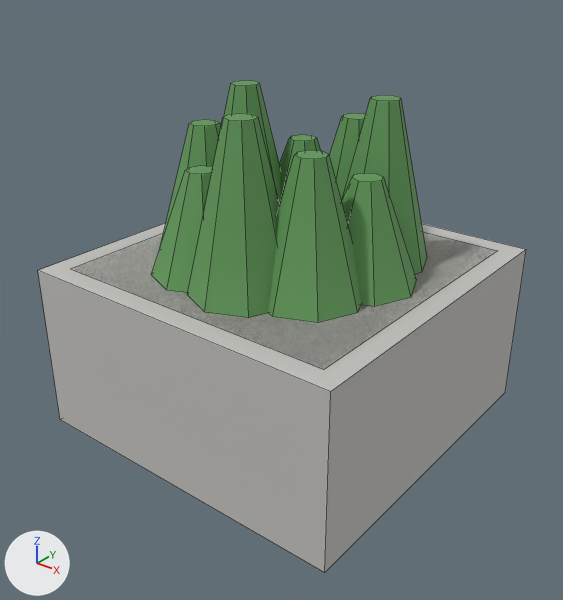
Two versions of the Blender file SourceArt/Models/SM_Prop_Planter.blend, one commit apart.
Before and after are seen from a 50 mm camera at (1.53, -1.96, 1.65) aimed at (0.03, -0.09, 0.49). The lights are fixed; the arrows at lower left show +X, +Y and +Z. The first picture is the older version. Mesh edges are drawn as thin lines.

The first picture shows 'SM_Prop_Planter'.
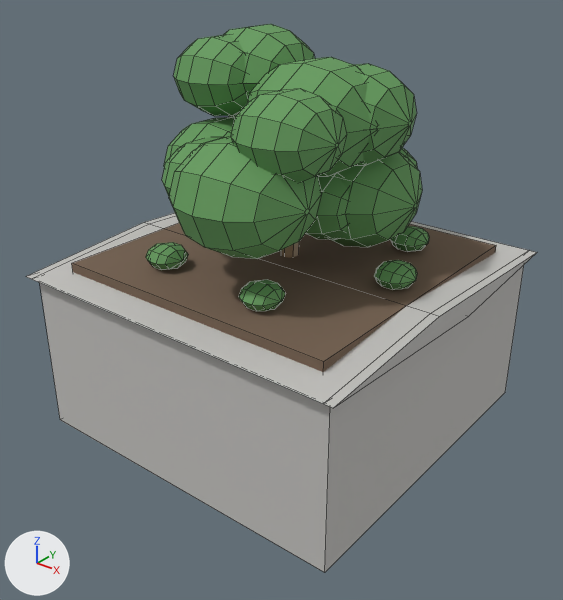
What the commit changed:
Material 'Wood' (mat_wood) is new.
Its base color is (0.42, 0.28, 0.16) (beige #ad906f).
Its roughness is 0.55.
me_sm_prop_planter is used by ob_sm_prop_planter; location (0.0, 0.0, 0.0).
me_sm_prop_planter had 160 vertices, 102 faces and spanned x -0.6..0.6, y -0.6..0.6, z 0.0..1.15.
me_sm_prop_planter now has 1318 vertices, 1160 faces and spans x -0.63..0.63, y -0.63..0.63, z 0.0..1.355.
me_sm_prop_planter part 1: a new loose piece, a box spanning x -0.52..0.52, y -0.52..0.52, z 0.58..0.62, in mat_soil (brown #766150).
me_sm_prop_planter part 2: the loose piece of 16 vertices spanning x -0.124..0.236, y 0.115..0.475, z 0.6..1.05 is rebuilt with 70 vertices and now spans x -0.067..0.313, y 0.073..0.453, z 0.705..0.995.
me_sm_prop_planter part 3: the loose piece of 16 vertices spanning x -0.129..0.231, y -0.476..-0.116, z 0.6..1.15 is rebuilt with 70 vertices and now spans x -0.112..0.327, y -0.564..-0.124, z 0.773..1.107.
me_sm_prop_planter part 4: the loose piece of 16 vertices spanning x 0.053..0.413, y 0.009..0.369, z 0.6..1.15 is rebuilt with 70 vertices and now spans x -0.034..0.405, y -0.102..0.338, z 0.683..1.017.
me_sm_prop_planter part 5: the loose piece of 8 vertices spanning x -0.525..0.525, y -0.525..0.525, z 0.56..0.6 is rebuilt with 16 vertices and now spans x -0.63..0.63, y -0.63..0.63, z 0.54..0.62, in mat_concrete (light grey #c4c2bf).
me_sm_prop_planter part 6: 96 vertices removed from x -0.463..0.48, y -0.439..0.441, z 0.6..1.15; 1076 vertices added at x -0.485..0.49, y -0.446..0.51, z 0.597..1.355.
me_sm_prop_planter part 7: 4 vertices removed from x -0.6..0.6, y -0.6..0.6, z 0.6; 4 vertices added at x -0.6..0.6, y -0.6..0.6, z 0.56.
me_sm_prop_planter gains material mat_wood (beige #ad906f).

Boxes [x1, y1, x2, y2] around the edits, measured in the pictures (563 x 600 px; the box of a moved part takes in the faces that stretch with it):
'SM_Prop_Planter', reshaped (11% taller): before [38, 80, 526, 572]; after [26, 24, 537, 572]
part 1 of me_sm_prop_planter, added (brown): after [72, 223, 496, 372]
part 2 of me_sm_prop_planter, rebuilt (mostly hidden afterwards): before [330, 113, 366, 201]; after [399, 147, 417, 168]
part 3 of me_sm_prop_planter, rebuilt: before [187, 113, 280, 318]; after [169, 136, 322, 259]
part 4 of me_sm_prop_planter, rebuilt: before [342, 95, 427, 274]; after [332, 152, 422, 247]
part 5 of me_sm_prop_planter, rebuilt: before [72, 232, 497, 369]; after [26, 213, 537, 408]
part 6 of me_sm_prop_planter, built on: before [151, 80, 417, 323]; after [146, 24, 429, 311]
part 7 of me_sm_prop_planter, moved or reshaped: before [38, 223, 526, 572]; after [40, 265, 524, 572]
